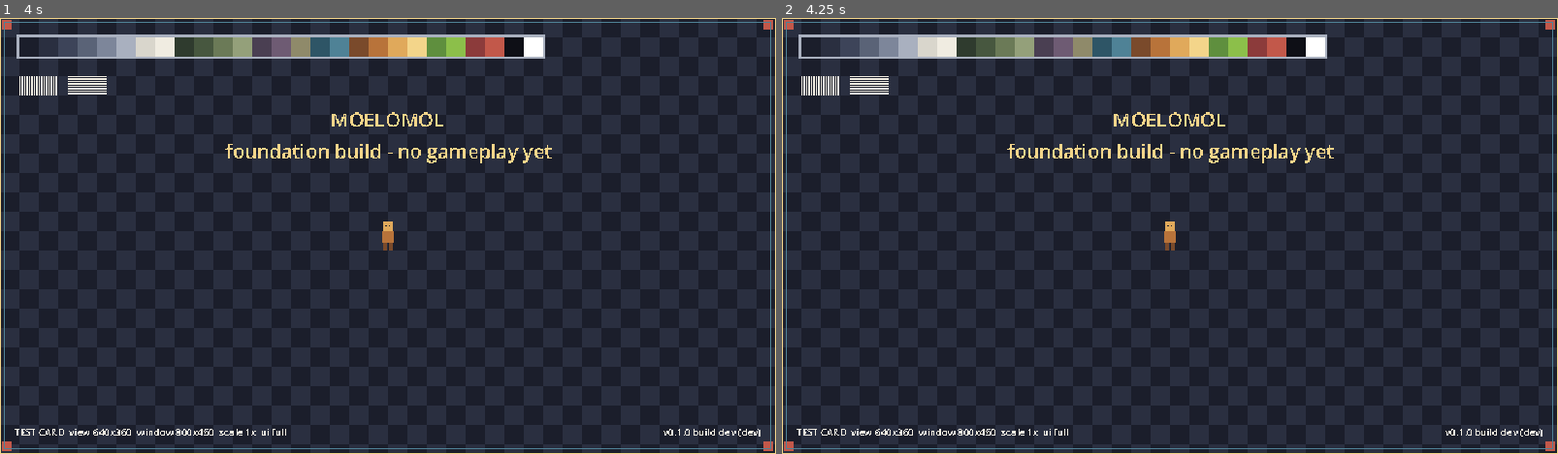
Above: before the commit, frames 1-2 (left to right).
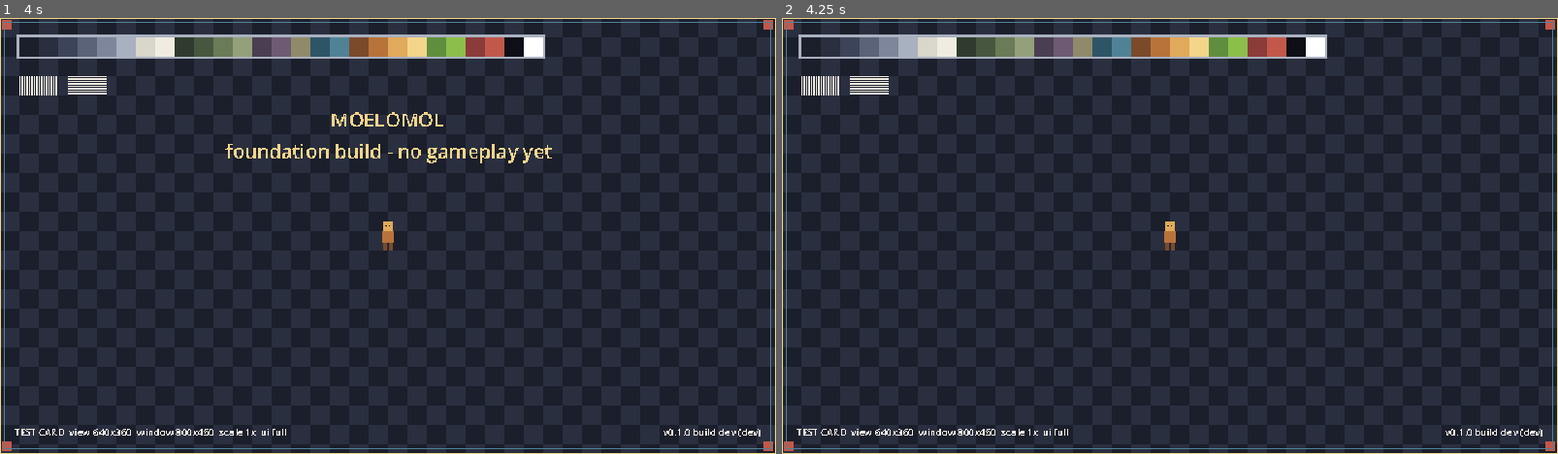
Above: after the commit, the same moments.

Repository: DarioRomano/Moelomol
Game: Godot game, scene res://scenes/boot/boot.tscn
Two runs of this game, one before a commit and one after it. Both use one fixed random seed, a clock stepped at 60 frames per second and the inputs below.
Inputs (mouse positions are in pixels of both pictures, inside the frame that each line leads up to):
- Up to frame 1 (4 s): tap Enter at 0.5, 2, 3.5 s; move the mouse to (558, 214) at 0.52 s; tap F at 0.6, 2.3, 3.6 s; click (558, 214) at 0.67 s; tap Space at 1.25, 2.75 s; drag from (232, 257) to (349, 323) at 1.27 s; move the mouse to (465, 140) at 2.02 s; tap Keypad Enter at 2.1 s; click (465, 140) at 2.17 s; drag from (349, 323) to (155, 170) at 2.77 s; move the mouse to (620, 301) at 3.52 s; click (620, 301) at 3.67 s
- Up to frame 2 (4.25 s): tap F2 (dev_next_showcase_scene, bound only after the commit) at 4.15 s

Frame 1 is identical in both runs. In frame 2, 0.6% of the frame differs, in the area x 29-72%, y 21-34%.

Commit message:
Add a frame-time overlay for performance checks on devices
Q16. DevTools autoload: F3 (or both sticks) shows FPS, frame times against
the 8.33 ms budget, logic/physics/render times, memory and device info;
F2 cycles showcase scenes; F4 toggles V-Sync; launch options for devices
without a keyboard. 8 tests; device playtest checklist.

Co-Authored-By: Claude Opus 5.5 <noreply@anthropic.com>
Claude-Session: https://claude.ai/code/session_01Rf6x5d4AucXKRgWcVrgSSk

Diff:
--- a/project.godot
+++ b/project.godot
@@ -17,6 +17,7 @@
 [autoload]
 
 WindowControls="*res://src/core/window_controls.gd"
+DevTools="*res://src/core/dev_tools.gd"
 
 [debug]
 
@@ -41,6 +42,21 @@
 
 [input]
 
+dev_next_showcase_scene={
+"deadzone": 0.2,
+"events": [Object(InputEventKey,"resource_local_to_scene":false,"resource_name":"","device":-1,"window_id":0,"alt_pressed":false,"shift_pressed":false,"ctrl_pressed":false,"meta_pressed":false,"pressed":false,"keycode":4194333,"physical_keycode":0,"key_label":0,"unicode":0,"location":0,"echo":false,"script":null)
+]
+}
+dev_toggle_perf_overlay={
+"deadzone": 0.2,
+"events": [Object(InputEventKey,"resource_local_to_scene":false,"resource_name":"","device":-1,"window_id":0,"alt_pressed":false,"shift_pressed":false,"ctrl_pressed":false,"meta_pressed":false,"pressed":false,"keycode":4194334,"physical_keycode":0,"key_label":0,"unicode":0,"location":0,"echo":false,"script":null)
+]
+}
+dev_toggle_vsync={
+"deadzone": 0.2,
+"events": [Object(InputEventKey,"resource_local_to_scene":false,"resource_name":"","device":-1,"window_id":0,"alt_pressed":false,"shift_pressed":false,"ctrl_pressed":false,"meta_pressed":false,"pressed":false,"keycode":4194335,"physical_keycode":0,"key_label":0,"unicode":0,"location":0,"echo":false,"script":null)
+]
+}
 toggle_fullscreen={
 "deadzone": 0.2,
 "events": [Object(InputEventKey,"resource_local_to_scene":false,"resource_name":"","device":-1,"window_id":0,"alt_press …(194 unchanged characters)…
--- /dev/null
+++ b/src/core/dev_tools.gd
@@ -0,0 +1,165 @@
+extends Node
+## Developer tools for performance checks (autoload "DevTools"; Q16).
+##
+## - F3, or both stick buttons together on a controller: show or hide the
+##   performance overlay.
+## - F2: switch between the showcase scenes (boot, test card, renderer
+##   features), so devices can be measured on something heavier than the title.
+## - F4: V-Sync on/off. With V-Sync on, the frame rate is capped at the
+##   screen's refresh rate; off shows the real headroom.
+## - Launch options (after `--` on the command line, or in Steam's launch
+##   options): `--perf-overlay`, `--start-scene <boot|test_card|renderer_features>`,
+##   `--no-vsync`. (`--scene` is already used by the render tool.)
+##
+## Available in every build: the lead tests release builds on real devices.
+
+const ACTION_OVERLAY: StringName = &"dev_toggle_perf_overlay"
+const ACTION_NEXT_SCENE: StringName = &"dev_next_showcase_scene"
+const ACTION_VSYNC: StringName = &"dev_toggle_vsync"
+const SHOWCASE_SCENES: Dictionary = {
+	"boot": "res://scenes/boot/boot.tscn",
+	"test_card": "res://scenes/showcase/test_card.tscn",
+	"renderer_features": "res://scenes/showcase/renderer_features.tscn",
+}
+const REFRESH_SECONDS: float = 0.25
+
+var stats: FrameStats = FrameStats.new()
+var _layer: CanvasLayer
+var _label: Label
+var _since_refresh: float = REFRESH_SECONDS  # first frame refreshes at once
+var _scene_index: int = 0
+var _sticks_were_down: bool = false
+
+
+## Reads the launch options this tool understands.
+static func parse_args(args: PackedStringArray) -> Dictionary:
+	var options: Dictionary = {"overlay": false, "start_scene": "", "vsync": true}
+	for i: int in range(args.size()):
+		match args[i]:
+			"--perf-overlay":
+				options["overlay"] = true
+			"--no-vsync":
+				options["vsync"] = false
+			"--start-scene":
+				if i + 1 < args.size() and SHOWCASE_SCENES.has(args[i + 1]):
+					options["start_scene"] = args[i + 1]
+	return options
+
+
+## The overlay text for one set of measurements (all times in milliseconds).
+static func format_report(m: Dictionary) -> String:
+	var refresh: float = m.get("refresh_hz", 0.0)
+	var refresh_text: String = "%d Hz" % roundi(refresh) if refresh > 0.0 and not is_nan(refresh) else "unknown Hz"
+	return "\n".join([
+		"FPS %d   frame avg %.2f ms   max %.2f ms   over 8.33 ms budget: %d of %d frames" % [
+			roundi(m["fps"]), m["frame_avg_ms"], m["frame_max_ms"], m["over_budget"], m["frames"]],
+		"logic %.2f ms   physics %.2f ms   render CPU %.2f ms   render GPU %.2f ms" % [
+			m["process_ms"], m["physics_ms"], m["render_cpu_ms"], m["render_gpu_ms"]],
+		"memory %d MB   video memory %d MB   draw calls %d" % [
+			roundi(m["memory_mb"]), roundi(m["video_memory_mb"]), m["draw_calls"]],
+		"screen %dx%d at %dx   view %dx%d   V-Sync %s   %s" % [
+			m["window"].x, m["window"].y, m["scale"], m["view"].x, m["view"].y,
+			"on" if m["vsync"] else "off", refresh_text],
+		"%s %s | %s (%d threads) | %s | %s" % [
+			m["os"], m["arch"], m["cpu"], m["threads"], m["gpu"], m["renderer"]],
+		"%s   scene: %s   F2 next scene, F3 hide, F4 V-Sync" % [m["build"], m["scene"]],
+	])
+
+
+func _ready() -> void:
+	process_mode = Node.PROCESS_MODE_ALWAYS
+	RenderingServer.viewport_set_measure_render_time(get_viewport().get_viewport_rid(), true)
+	_build_overlay()
+	var options: Dictionary = parse_args(OS.get_cmdline_user_args())
+	_layer.visible = options["overlay"]
+	if not options["vsync"]:
+		DisplayServer.window_set_vsync_mode(DisplayServer.VSYNC_DISABLED)
+	if not str(options["start_scene"]).is_empty():
+		_scene_index = SHOWCASE_SCENES.keys().find(options["start_scene"])
+		get_tree().change_scene_to_file.call_deferred(SHOWCASE_SCENES[options["start_scene"]])
+
+
+func _build_overlay() -> void:
+	_layer = CanvasLayer.new()
+	_layer.layer = 100
+	add_child(_layer)
+	var frame: UiFrame = UiFrame.new()
+	_layer.add_child(frame)
+	var panel: PanelContainer = PanelContainer.new()
+	panel.position = Vector2(4, 4)
+	var style: StyleBoxFlat = StyleBoxFlat.new()
+	style.bg_color = Color(Palette.SHADOW[0], 0.85)
+	style.set_content_margin_all(3)
+	panel.add_theme_stylebox_override("panel", style)
+	frame.add_child(panel)
+	_label = Label.new()
+	_label.add_theme_font_size_override("font_size", 6)
+	_label.add_theme_color_override("font_color", Palette.PAPER[1])
+	panel.add_child(_label)
+
+
+func _process(delta: float) -> void:
+	stats.add(delta * 1000.0)
+	_since_refresh += delta
+	if _layer.visible and _since_refresh >= REFRESH_SECONDS:
+		_since_refresh = 0.0
+		_label.text = format_report(_measure())
+
+
+func _input(event: InputEvent) -> void:
+	if event.is_action_pressed(ACTION_OVERLAY, false) or _sticks_pressed_together(event):
+		_layer.visible = not _layer.visible
+		get_viewport().set_input_as_handled()
+	elif event.is_action_pressed(ACTION_NEXT_SCENE, false):
+		_scene_index = (_scene_index + 1) % SHOWCASE_SCENES.size()
+		get_tree().change_scene_to_file(SHOWCASE_SCENES.values()[_scene_index])
+		get_viewport().set_input_as_handled()
+	elif event.is_action_pressed(ACTION_VSYNC, false):
+		var on: bool = DisplayServer.window_get_vsync_mode() != DisplayServer.VSYNC_DISABLED
+		DisplayServer.window_set_vsync_mode(DisplayServer.VSYNC_DISABLED if on else DisplayServer.VSYNC_ENABLED)
+		get_viewport().set_input_as_handled()
+
+
+## True once when both stick buttons become held on the same controller.
+func _sticks_pressed_together(event: InputEvent) -> bool:
+	if not event is InputEventJoypadButton:
+		return false
+	var device: int = event.device
+	var both: bool = Input.is_joy_button_pressed(device, JOY_BUTTON_LEFT_STICK) \
+		and Input.is_joy_button_pressed(device, JOY_BUTTON_RIGHT_STICK)
+	var fire: bool = both and not _sticks_were_down
+	_sticks_were_down = both
+	return fire
+
+
+func _measure() -> Dictionary:
+	var rid: RID = get_viewport().get_viewport_rid()
+	var window: Vector2i = DisplayServer.window_get_size()
+	var scene: Node = get_tree().current_scene
+	return {
+		"fps": Performance.get_monitor(Performance.TIME_FPS),
+		"frame_avg_ms": stats.average_ms(),
+		"frame_max_ms": stats.max_ms(),
+		"over_budget": stats.over_budget(),
+		"frames": stats.count(),
+		"process_ms": Performance.get_monitor(Performance.TIME_PROCESS) * 1000.0,
+		"physics_ms": Performance.get_monitor(Performance.TIME_PHYSICS_PROCESS) * 1000.0,
+		"render_cpu_ms": RenderingServer.viewport_get_measured_render_time_cpu(rid),
+		"render_gpu_ms": RenderingServer.viewport_get_measured_render_time_gpu(rid),
+		"memory_mb": Performance.get_monitor(Performance.MEMORY_STATIC) / 1048576.0,
+		"video_memory_mb": Performance.get_monitor(Performance.RENDER_VIDEO_MEM_USED) / 1048576.0,
+		"draw_calls": int(Performance.get_monitor(Performance.RENDER_TOTAL_DRAW_CALLS_IN_FRAME)),
+		"window": window,
+		"scale": DisplayMath.expected_scale(window),
+		"view": Vector2i(get_viewport().get_visible_rect().size),
+		"vsync": DisplayServer.window_get_vsync_mode() != DisplayServer.VSYNC_DISABLED,
+		"refresh_hz": DisplayServer.screen_get_refresh_rate(),
+		"os": OS.get_name(),
+		"arch": Engine.get_architecture_name(),
+		"cpu": OS.get_processor_name(),
+		"threads": OS.get_processor_count(),
+		"gpu": RenderingServer.get_video_adapter_name(),
+		"renderer": RenderingServer.get_current_rendering_method(),
+		"build": BuildInfo.label(),
+		"scene": scene.scene_file_path.get_file() if scene != null else "none",
+	}
--- /dev/null
+++ b/src/core/frame_stats.gd
@@ -0,0 +1,48 @@
+class_name FrameStats
+extends RefCounted
+## Rolling frame-time statistics over the last WINDOW frames, for the
+## performance overlay (ADR-0007, Q16).
+
+const WINDOW: int = 120
+## ADR-0007: 120 fps on the minimum spec.
+const BUDGET_MS: float = 1000.0 / 120.0
+
+var _samples: PackedFloat64Array = PackedFloat64Array()
+var _next: int = 0
+
+
+func add(frame_ms: float) -> void:
+	if _samples.size() < WINDOW:
+		_samples.append(frame_ms)
+	else:
+		_samples[_next] = frame_ms
+	_next = (_next + 1) % WINDOW
+
+
+func count() -> int:
+	return _samples.size()
+
+
+func average_ms() -> float:
+	if _samples.is_empty():
+		return 0.0
+	var total: float = 0.0
+	for sample: float in _samples:
+		total += sample
+	return total / _samples.size()
+
+
+func max_ms() -> float:
+	var highest: float = 0.0
+	for sample: float in _samples:
+		highest = maxf(highest, sample)
+	return highest
+
+
+## Frames in the window that took longer than the 120 fps budget.
+func over_budget() -> int:
+	var over: int = 0
+	for sample: float in _samples:
+		if sample > BUDGET_MS:
+			over += 1
+	return over
--- /dev/null
+++ b/tests/unit/test_dev_tools.gd
@@ -0,0 +1,97 @@
+extends TestCase
+## Q16: the performance overlay and its controls.
+
+const DevTools: GDScript = preload("res://src/core/dev_tools.gd")
+
+
+func _key(keycode: Key) -> InputEventKey:
+	var event: InputEventKey = InputEventKey.new()
+	event.keycode = keycode
+	event.pressed = true
+	return event
+
+
+func _sample() -> Dictionary:
+	return {
+		"fps": 118.6, "frame_avg_ms": 8.43, "frame_max_ms": 9.12, "over_budget": 7, "frames": 120,
+		"process_ms": 0.41, "physics_ms": 0.12, "render_cpu_ms": 0.2, "render_gpu_ms": 0.55,
+		"memory_mb": 31.4, "video_memory_mb": 7.9, "draw_calls": 12,
+		"window": Vector2i(1920, 1080), "scale": 3, "view": Vector2i(640, 360),
+		"vsync": true, "refresh_hz": 119.96, "os": "Linux", "arch": "arm64",
+		"cpu": "Snapdragon", "threads": 8, "gpu": "Adreno", "renderer": "gl_compatibility",
+		"build": "v0.1.0 build 9 (abc1234)", "scene": "renderer_features.tscn",
+	}
+
+
+func test_frame_stats_average_max_and_budget() -> void:
+	var stats: FrameStats = FrameStats.new()
+	for ms: float in [8.0, 8.0, 10.0, 6.0]:
+		stats.add(ms)
+	assert_eq(stats.count(), 4, "count")
+	assert_eq(stats.average_ms(), 8.0, "average")
+	assert_eq(stats.max_ms(), 10.0, "max")
+	assert_eq(stats.over_budget(), 1, "frames over 8.33 ms")
+
+
+func test_frame_stats_keeps_only_the_last_window() -> void:
+	var stats: FrameStats = FrameStats.new()
+	stats.add(50.0)
+	for i: int in range(FrameStats.WINDOW):
+		stats.add(5.0)
+	assert_eq(stats.count(), FrameStats.WINDOW, "window size")
+	assert_eq(stats.max_ms(), 5.0, "the old 50 ms frame has dropped out")
+
+
+func test_empty_stats_are_zero() -> void:
+	var stats: FrameStats = FrameStats.new()
+	assert_eq(stats.average_ms(), 0.0, "average of nothing")
+	assert_eq(stats.max_ms(), 0.0, "max of nothing")
+
+
+func test_launch_options() -> void:
+	var none: Dictionary = DevTools.parse_args(PackedStringArray())
+	assert_eq(none, {"overlay": false, "start_scene": "", "vsync": true}, "defaults")
+	var all: Dictionary = DevTools.parse_args(PackedStringArray(
+		["--perf-overlay", "--start-scene", "renderer_features", "--no-vsync"]))
+	assert_eq(all, {"overlay": true, "start_scene": "renderer_features", "vsync": false}, "all options")
+	assert_eq(DevTools.parse_args(PackedStringArray(["--start-scene", "nowhere"]))["start_scene"], "",
+		"unknown scene ignored")
+	assert_eq(DevTools.parse_args(PackedStringArray(["--scene", "test_card"]))["start_scene"], "",
+		"the render tool's --scene is not ours")
+
+
+func test_report_contains_every_measurement() -> void:
+	var text: String = DevTools.format_report(_sample())
+	for expected: String in ["FPS 119", "avg 8.43 ms", "max 9.12 ms", "7 of 120", "logic 0.41 ms",
+			"render GPU 0.55 ms", "memory 31 MB", "draw calls 12", "screen 1920x1080 at 3x",
+			"V-Sync on", "120 Hz", "Linux arm64", "Snapdragon (8 threads)", "Adreno",
+			"gl_compatibility", "build 9", "renderer_features.tscn"]:
+		assert_true(text.contains(expected), "report shows '%s'" % expected)
+
+
+func test_report_survives_unknown_refresh_rate() -> void:
+	var sample: Dictionary = _sample()
+	sample["refresh_hz"] = NAN  # seen under the virtual display
+	assert_true(DevTools.format_report(sample).contains("unknown Hz"), "NaN refresh rate")
+
+
+func test_autoload_and_keys_are_registered() -> void:
+	assert_eq(ProjectSettings.get_setting("autoload/DevTools", ""), "*res://src/core/dev_tools.gd", "autoload")
+	var expected: Dictionary = {
+		DevTools.ACTION_OVERLAY: KEY_F3, DevTools.ACTION_NEXT_SCENE: KEY_F2, DevTools.ACTION_VSYNC: KEY_F4}
+	for action: StringName in expected:
+		assert_true(InputMap.event_is_action(_key(expected[action]), action), "%s is on its F key" % action)
+
+
+func test_f3_toggles_the_overlay() -> void:
+	var tools: Node = DevTools.new()
+	var tree: SceneTree = Engine.get_main_loop() as SceneTree
+	tree.root.add_child(tools)
+	var layer: CanvasLayer = tools.get("_layer")
+	assert_false(layer.visible, "hidden by default")
+	tools.call("_input", _key(KEY_F3))
+	assert_true(layer.visible, "shown after F3")
+	tools.call("_input", _key(KEY_F3))
+	assert_false(layer.visible, "hidden after second F3")
+	tools.queue_free()
+	await tree.process_frame
Not shown, added: src/core/dev_tools.gd.uid
Not shown, added: src/core/frame_stats.gd.uid
Not shown, added: tests/unit/test_dev_tools.gd.uid
Not shown, changed: CLAUDE.md
Not shown, changed: docs/architecture.md
Not shown, added: docs/playtests/2026-10-09-performance-devices.md
Not shown, added: docs/progress/2026-10-09-frame-time-overlay.md
Not shown, changed: tools/render-showcase.sh
